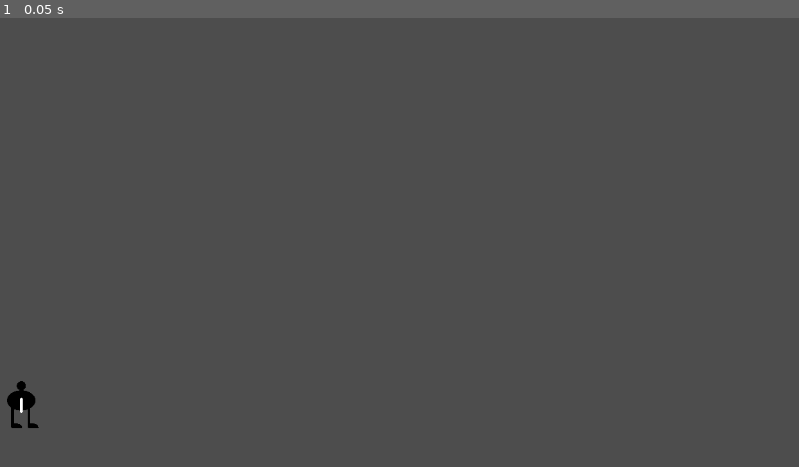
Above: before the commit, frame 1.
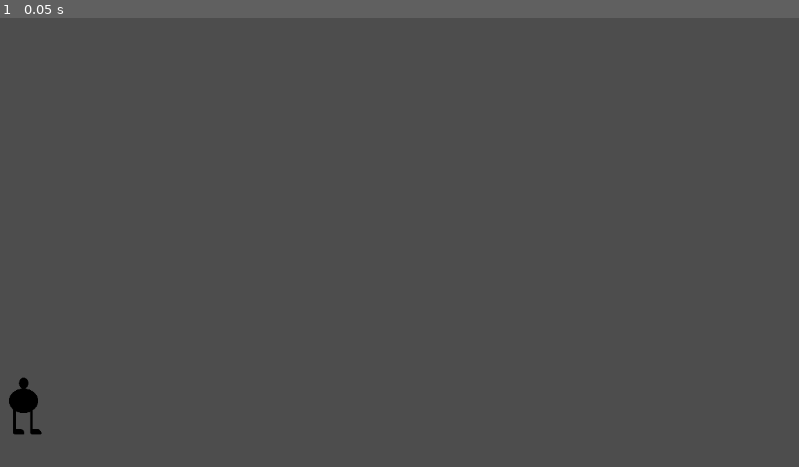
Above: after the commit, the same moment.

Repository: Bloxorer/mygame
Game: Godot game, scene res://Scenes/основная сцена.tscn
Same seed, same stepped clock (60 frames per second), same inputs: the game is played once before the commit and once after it. The project has no main scene, so this scene is started directly.
Inputs:
- Up to frame 1 (0.05 s): no input

The runs differ from the first frame. In frame 1, 0.2% of the frame differs, in the area x 0-6%, y 79-93%.

Commit message:
small changes

Diff:
--- a/Scenes/основная сцена.tscn
+++ b/Scenes/основная сцена.tscn
@@ -4,5 +4,4 @@
 
 [node name="Start Scene" type="Node2D"]
 
-[node name="Персонаж" parent="." instance=ExtResource("1_qxx53")]
-animation = &"jump"
+[node name="Area2D" parent="." instance=ExtResource("1_qxx53")]
--- a/Scenes/персонаж.tscn
+++ b/Scenes/персонаж.tscn
@@ -1,30 +1,39 @@
-[gd_scene load_steps=7 format=3 uid="uid://bjcv20sktq53w"]
+[gd_scene load_steps=9 format=3 uid="uid://bjcv20sktq53w"]
 
 [ext_resource type="Texture2D" uid="uid://bif70ot26mk7f" path="res://Sprites/персонаж.png" id="1_a5la5"]
-[ext_resource type="Texture2D" uid="uid://blrmjpy7qvgbx" path="res://Sprites/руки.png" id="2_4i04m"]
 [ext_resource type="Texture2D" uid="uid://clfp3wgs5u04j" path="res://Sprites/прыжок 1.png" id="2_r8wd6"]
 [ext_resource type="Texture2D" uid="uid://bsfg6rnbxrhce" path="res://Sprites/прыжок 2.png" id="3_un3o1"]
 [ext_resource type="Texture2D" uid="uid://crlhgnfl0m5m2" path="res://Sprites/прыжок 3.png" id="4_bw1qw"]
+[ext_resource type="Texture2D" uid="uid://brqwb2f2byvas" path="res://Sprites/бег.png" id="5_xuot8"]
+[ext_resource type="Texture2D" uid="uid://banhlqakr4df3" path="res://Sprites/бег2.png" id="6_hdra5"]
 
-[sub_resource type="SpriteFrames" id="SpriteFrames_lsf5n"]
+[sub_resource type="CapsuleShape2D" id="CapsuleShape2D_6rbo4"]
+radius = 29.0
+height = 82.0
+
+[sub_resource type="SpriteFrames" id="SpriteFrames_0tvw4"]
 animations = [{
 "frames": [ExtResource("1_a5la5"), ExtResource("2_r8wd6"), ExtResource("3_un3o1"), ExtResource("4_bw1qw")],
 "loop": true,
 "name": &"jump",
 "speed": 5.0
 }, {
-"frames": [ExtResource("1_a5la5")],
+"frames": [ExtResource("1_a5la5"), ExtResource("5_xuot8"), ExtResource("6_hdra5")],
 "loop": true,
 "name": &"run",
 "speed": 5.0
 }]
 
-[node name="Персонаж" type="AnimatedSprite2D"]
-position = Vector2(44, 554)
-scale = Vector2(0.171875, 0.171875)
-frames = SubResource("SpriteFrames_lsf5n")
+[node name="Area2D" type="Area2D"]
+position = Vector2(252, 752)
 metadata/_edit_group_ = true
 
-[node name="Руки" type="Sprite2D" parent="."]
-position = Vector2(-75.6364, 29.0911)
-texture = ExtResource("2_4i04m")
+[node name="CollisionShape2D" type="CollisionShape2D" parent="."]
+position = Vector2(-217, -192)
+shape = SubResource("CapsuleShape2D_6rbo4")
+
+[node name="AnimatedSprite2D" type="AnimatedSprite2D" parent="."]
+position = Vector2(-204.25, -197)
+scale = Vector2(0.176758, 0.207031)
+frames = SubResource("SpriteFrames_0tvw4")
+animation = &"jump"
Binary file added: Sprites/бег2.png
Not shown, added: Sprites/бег2.png.import
Not shown, changed: Sprites/бег.psd
Not shown, added: Sprites/бег2.psd
